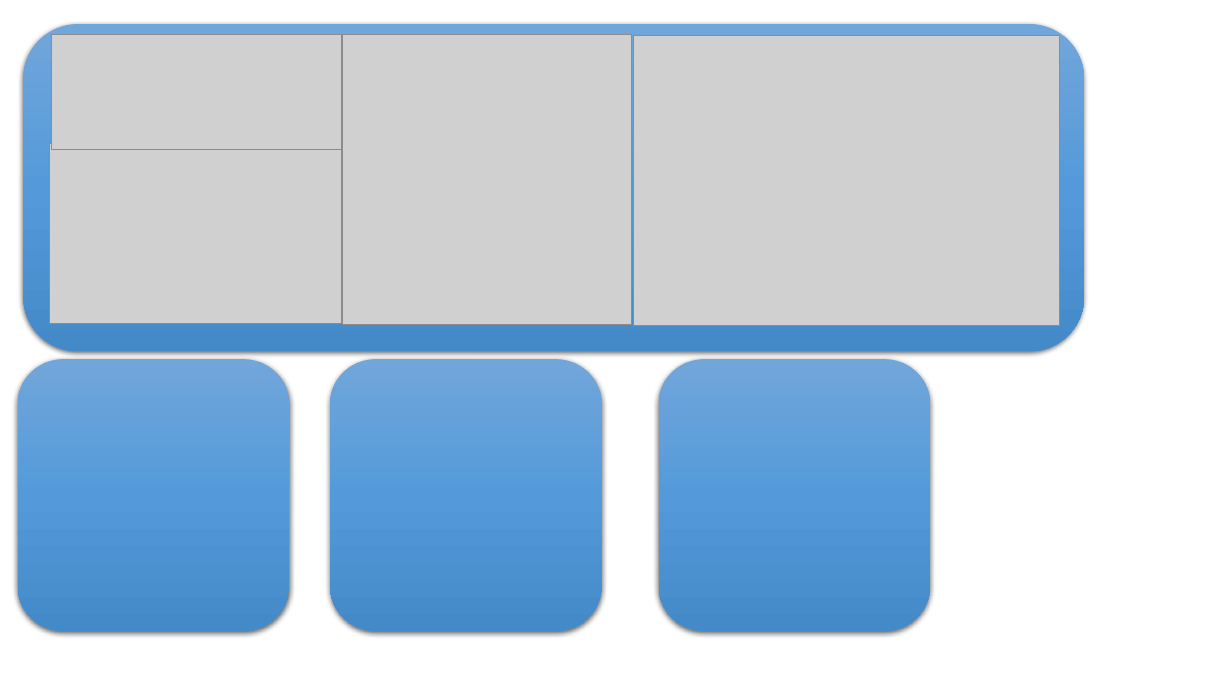
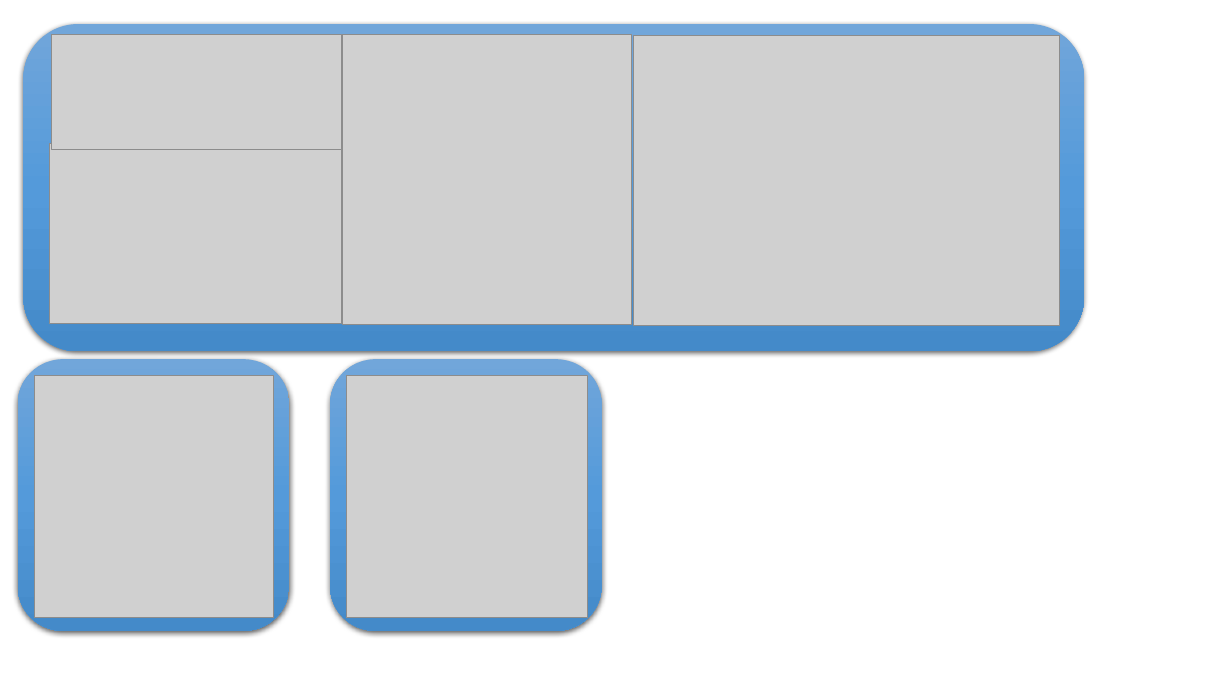
Before and after one commit to AngryBirdTeam/SkillMatrix, a slide deck: slide 2 of 03_DOCUMENTS/Icons.pptx. Drawn at 1232x693 pixels with LibreOffice and Linux fonts; fonts in the diff are those of the drawing; grey boxes stand for pictures. Boxes give left, top, right and bottom in pixels: in the first picture for what was removed or moved away, otherwise in the second. Text is boxed around its words. In the diff, an @@ line names an element or a change of style, - is before the commit and + after.

```diff
--- a/03_DOCUMENTS/Icons.pptx
+++ b/03_DOCUMENTS/Icons.pptx
@@ picture added at [34, 375, 273, 617] @@
@@ picture added at [347, 375, 588, 617] @@
@@ rounded rectangle removed at [659, 360, 931, 631] @@
```
Also in this commit, not shown: 3 slides added.
